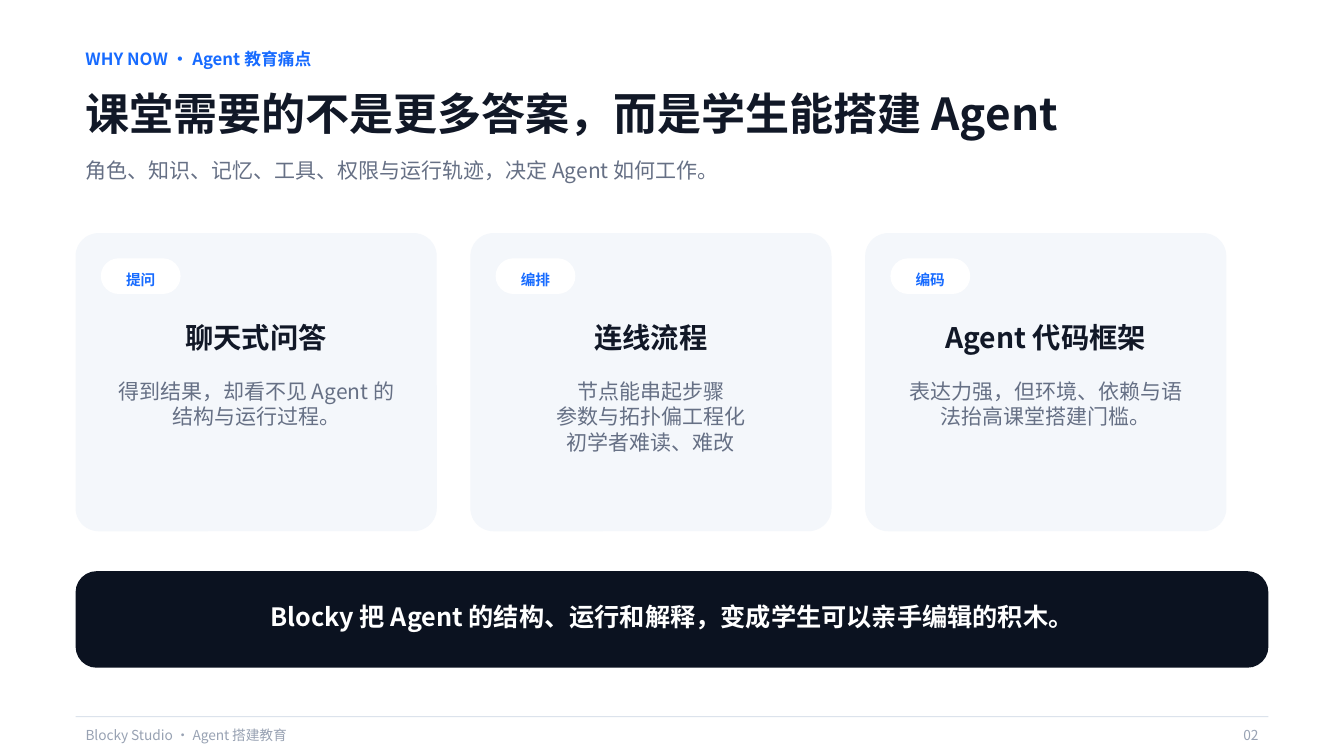
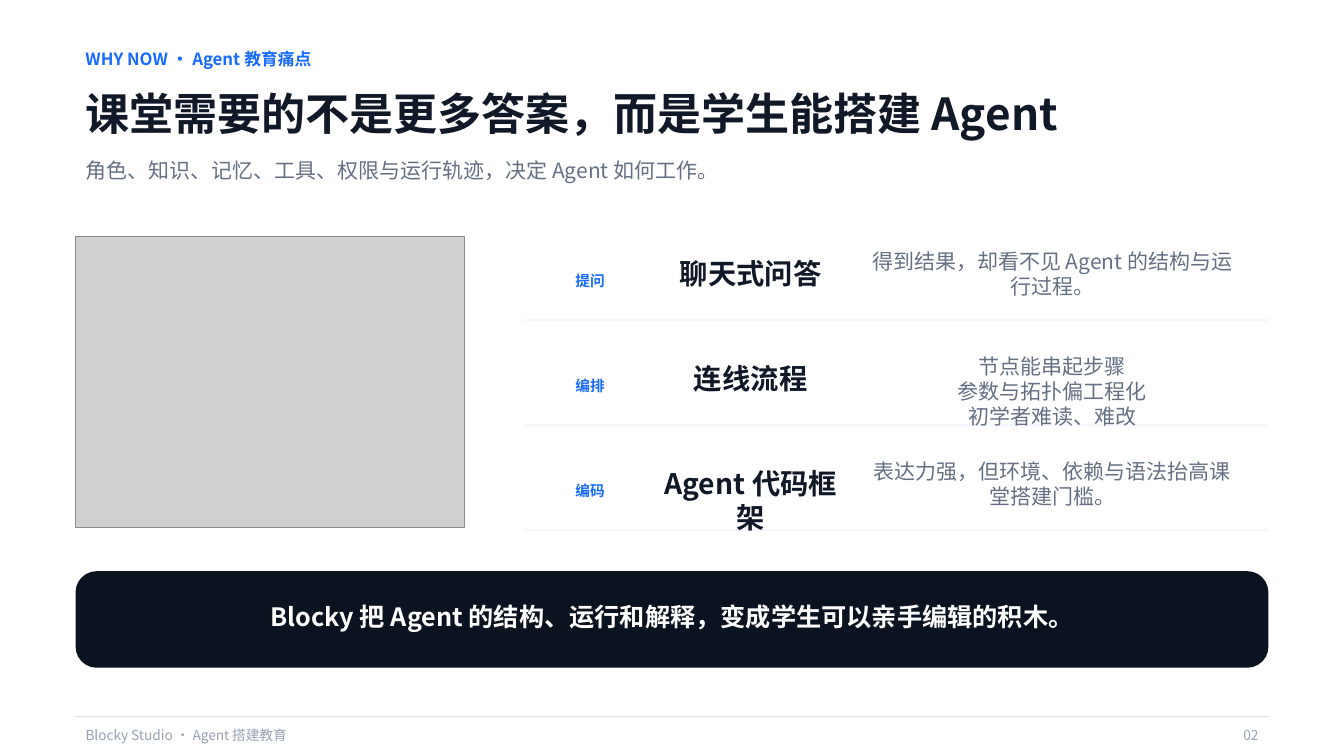
Before and after one commit to q2955161835-debug/Blocky-AI, a slide deck: slide 2 of PPT与商业计划书/Blocky-Studio-息壤杯-AI+教育.pptx. Drawn at 1344x756 pixels with LibreOffice and Linux fonts; fonts in the diff are those of the drawing; grey boxes stand for pictures. Boxes give left, top, right and bottom in pixels: in the first picture for what was removed or moved away, otherwise in the second. Text is boxed around its words. In the diff, an @@ line names an element or a change of style, - is before the commit and + after.

Commit message:
docs: add Agent education illustrations to competition deck

```diff
--- a/PPT与商业计划书/Blocky-Studio-息壤杯-AI+教育.pptx
+++ b/PPT与商业计划书/Blocky-Studio-息壤杯-AI+教育.pptx
@@ picture added at bbox=[76, 237, 464, 528] @@
@@ rounded rectangle: place and size @@
-rounded rectangle at bbox=[101, 258, 180, 293]
+rounded rectangle at bbox=[551, 259, 630, 294]
@@ text "提问": place and size @@
-text "提问" at bbox=[126, 272, 155, 286]
+text "提问" at bbox=[575, 273, 604, 287]
@@ text "聊天式问答": place and size @@
-text "聊天式问答" at bbox=[185, 324, 327, 351]
+text "聊天式问答" at bbox=[680, 260, 822, 287]
@@ text "得到结果，却看不见 Agent 的结构与运行过程。" rewrapped from bbox=[118, 381, 394, 426] to bbox=[872, 251, 1232, 296] @@
@@ rounded rectangle: place and size @@
-rounded rectangle at bbox=[76, 233, 437, 531]
+rounded rectangle at bbox=[525, 320, 1269, 322]
@@ text "连线流程": place and size @@
-text "连线流程" at bbox=[594, 324, 707, 351]
+text "连线流程" at bbox=[694, 365, 807, 392]
@@ text "节点能串起步骤": place and size @@
-text "节点能串起步骤" at bbox=[556, 381, 745, 452]
+text "节点能串起步骤" at bbox=[958, 356, 1147, 426]
@@ rounded rectangle: place and size @@
-rounded rectangle at bbox=[496, 258, 576, 293]
+rounded rectangle at bbox=[551, 364, 630, 399]
@@ text "编排": place and size @@
-text "编排" at bbox=[521, 270, 550, 289]
+text "编排" at bbox=[575, 376, 604, 395]
@@ rounded rectangle: place and size @@
-rounded rectangle at bbox=[471, 233, 832, 531]
+rounded rectangle at bbox=[525, 424, 1269, 426]
@@ rounded rectangle: place and size @@
-rounded rectangle at bbox=[890, 258, 970, 293]
+rounded rectangle at bbox=[551, 470, 630, 505]
@@ text "编码": place and size @@
-text "编码" at bbox=[916, 270, 945, 289]
+text "编码" at bbox=[575, 481, 604, 500]
@@ text "Agent 代码框架" rewrapped from bbox=[945, 324, 1146, 355] to bbox=[664, 470, 837, 531] @@
@@ text "表达力强，但环境、依赖与语法抬高课堂搭建门槛。" rewrapped from bbox=[909, 381, 1182, 426] to bbox=[874, 461, 1231, 506] @@
@@ rounded rectangle: place and size @@
-rounded rectangle at bbox=[865, 233, 1226, 531]
+rounded rectangle at bbox=[525, 529, 1269, 531]
```
Also in this commit, not shown: 2 other slides changed, 4 other files.
